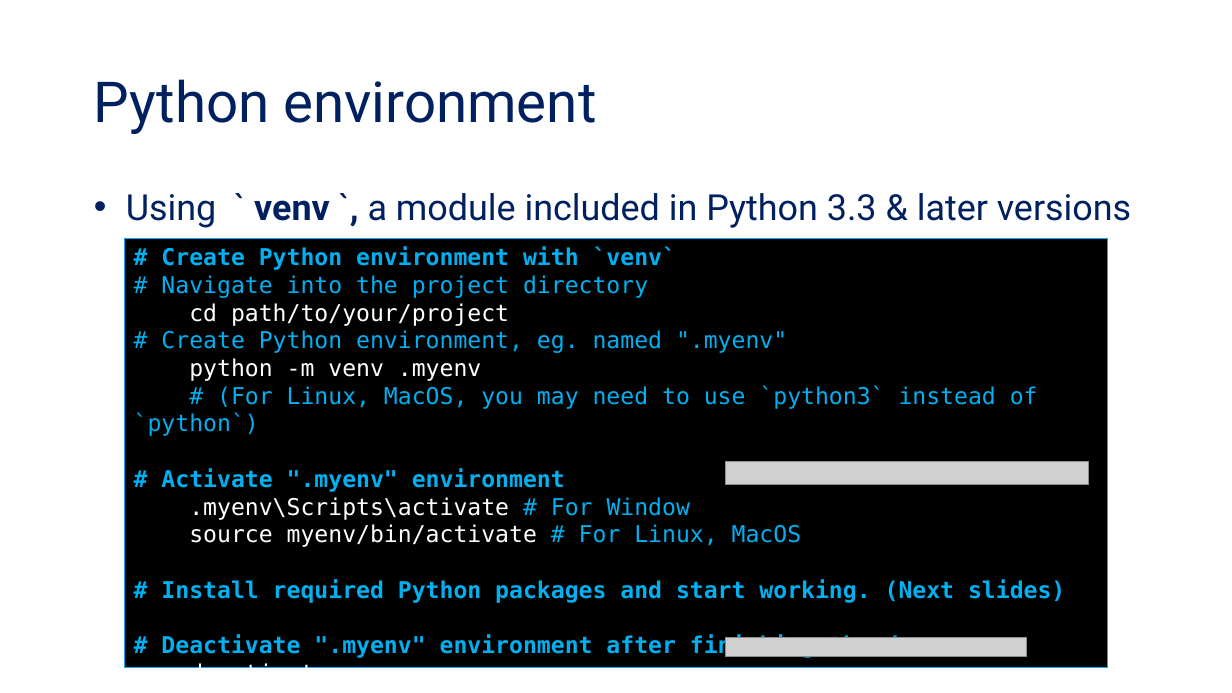
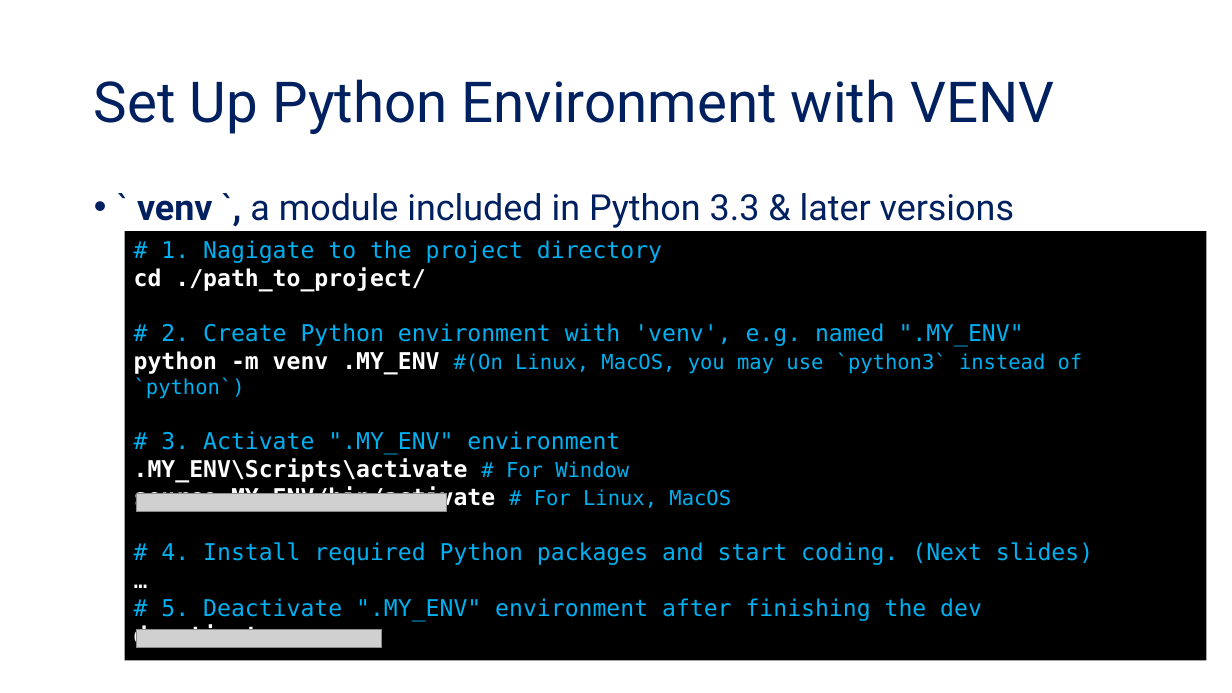
Before and after one commit to tanquangduong/transformer-pt, a slide deck: slide 24 of presentation/Transformer_Udemy/Udemy_P1_Software Prerequisites for Python Project.pptx (slide 18 before the commit). Drawn at 1232x693 pixels with LibreOffice and Linux fonts; fonts in the diff are those of the drawing; grey boxes stand for pictures. Boxes give left, top, right and bottom in pixels: in the first picture for what was removed or moved away, otherwise in the second. Text is boxed around its words. In the diff, an @@ line names an element or a change of style, - is before the commit and + after.

```diff
--- a/presentation/Transformer_Udemy/Udemy_P1_Software Prerequisites for Python Project.pptx
+++ b/presentation/Transformer_Udemy/Udemy_P1_Software Prerequisites for Python Project.pptx
@@ title at box(94, 79, 1054, 134): text changed @@
-Python environment
+Set Up Python Environment with VENV
@@ text at box(137, 193, 1014, 228): text changed @@
-• Using ` venv `, a module included in Python 3.3 & later versions
+• ` venv `, a module included in Python 3.3 & later versions
@@ rectangle "# 1. Nagigate to the ...": place and size @@
-rectangle "# 1. Nagigate to the ..." at box(125, 238, 1108, 667)
+rectangle "# 1. Nagigate to the ..." at box(125, 231, 1207, 660)
@@ rectangle "# 1. Nagigate to the ..." at box(125, 231, 1207, 660): outline #00B0F0 0.75 pt to none @@
@@ text in rectangle at box(134, 240, 1093, 622): text changed @@
-# Create Python environment with `venv`
-# Navigate into the project directory
-cd path/to/your/project
-# Create Python environment, eg. named ".myenv"
-python -m venv .myenv
-# (For Linux, MacOS, you may need to use `python3` instead of `python`)
-# Activate ".myenv" environment
-.myenv\Scripts\activate # For Window
-source myenv/bin/activate # For Linux, MacOS
-# Install required Python packages and start working. (Next slides)
-# Deactivate ".myenv" environment after finishing the dev
+# 1. Nagigate to the project directory
+cd ./path_to_project/
+# 2. Create Python environment with 'venv', e.g. named ".MY_ENV"
+python -m venv .MY_ENV #(On Linux, MacOS, you may use `python3` instead of `python`)
+# 3. Activate ".MY_ENV" environment
+.MY_ENV\Scripts\activate # For Window
+source MY_ENV/bin/activate # For Linux, MacOS
+# 4. Install required Python packages and start coding. (Next slides)
+…
+# 5. Deactivate ".MY_ENV" environment after finishing the dev
@@ picture removed at box(726, 461, 1090, 484) @@
@@ picture added at box(137, 494, 446, 512) @@
@@ text in rectangle at box(134, 624, 273, 649): bold on in "deactivate" @@
@@ picture added at box(137, 629, 382, 648) @@
@@ picture removed at box(726, 638, 1027, 657) @@
```
Also in this commit, not shown: 16 other slides changed, 6 slides added, 25 other files.
